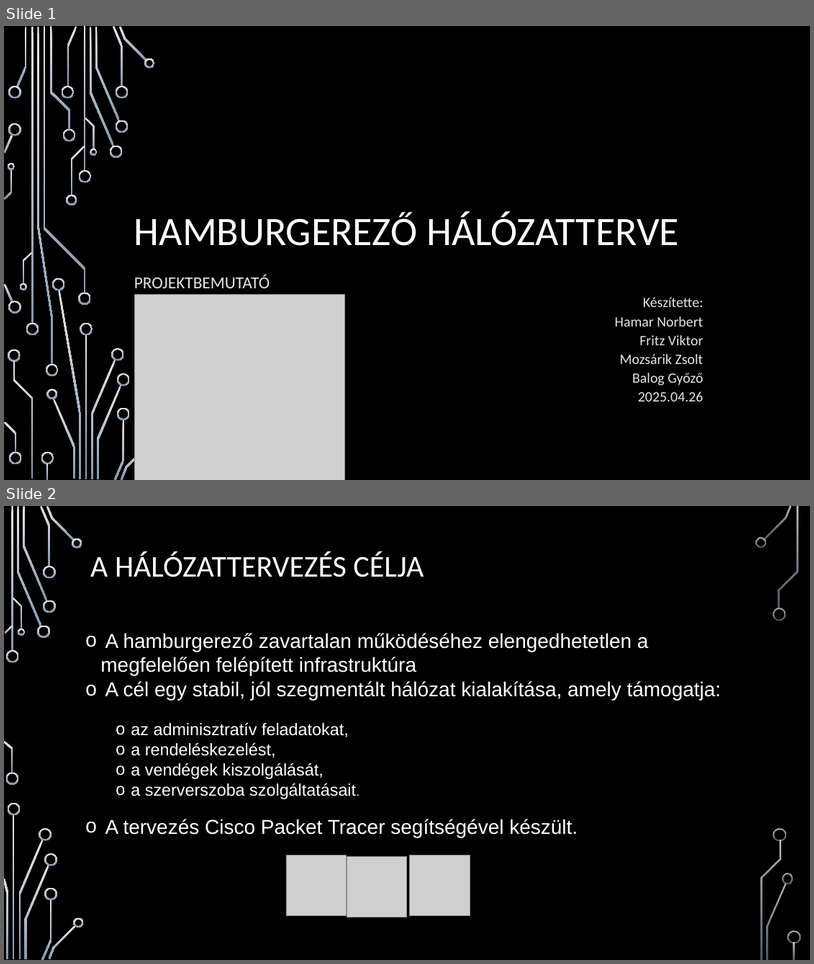
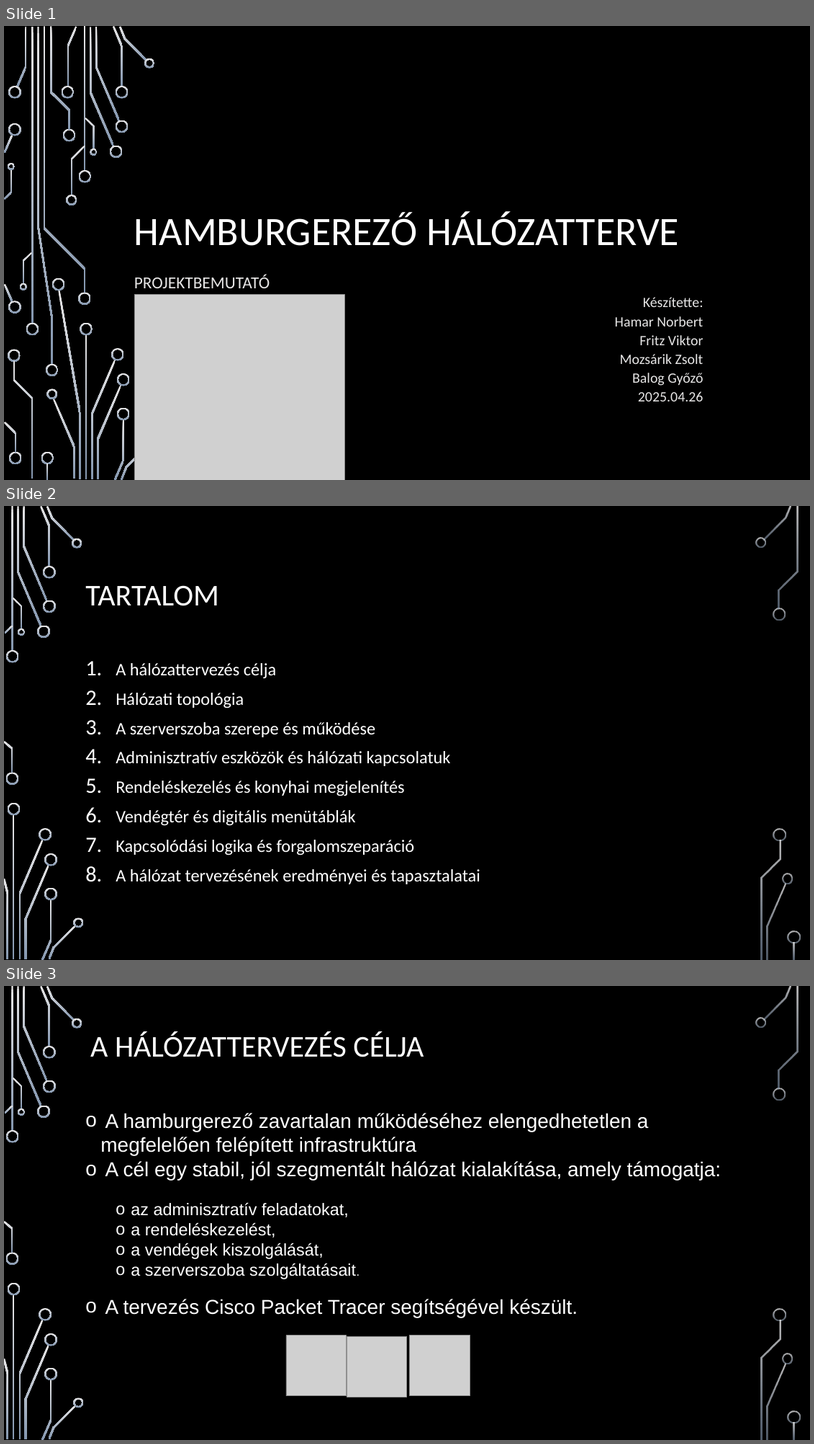
Before and after one commit to HamNorb/hamburgerezo, a slide deck: Hamburgerező hálózatterve.pptx. Shown one above the other, each under a label of ours: slides 1 and 2 before the commit, slides 1, 2 and 3 after it. The pictures are 814x964 and 814x1444 pixels, drawn with LibreOffice and Linux fonts; fonts in the diff are those of the drawing; grey boxes stand for pictures; background and template pictures are left out. Boxes give left, top, right and bottom in pixels: in the first picture for what was removed or moved away, otherwise in the second. Text is boxed around its words. In the diff, an @@ line names an element or a change of style, - is before the commit and + after.

```diff
--- a/Hamburgerező hálózatterve.pptx
+++ b/Hamburgerező hálózatterve.pptx
@@ slide 2 added at bbox=[4, 506, 810, 960], background picture (left out); not listed: 36 template elements that a slide beside it also shows @@
@@ title added at bbox=[85, 585, 219, 606], 36 pt, text #FFFFFF @@
+TARTALOM
@@ text added at bbox=[116, 663, 481, 884], 20.9 pt, text #FFFFFF @@
+1. A hálózattervezés célja
+2. Hálózati topológia
+3. A szerverszoba szerepe és működése
+4. Adminisztratív eszközök és hálózati kapcsolatuk
+5. Rendeléskezelés és konyhai megjelenítés
+6. Vendégtér és digitális menütáblák
+7. Kapcsolódási logika és forgalomszeparáció
+8. A hálózat tervezésének eredményei és tapasztalatai
@@ what was slide 2 is now slide 3 @@
```
Also in this commit, not shown: 1 slide changed.
